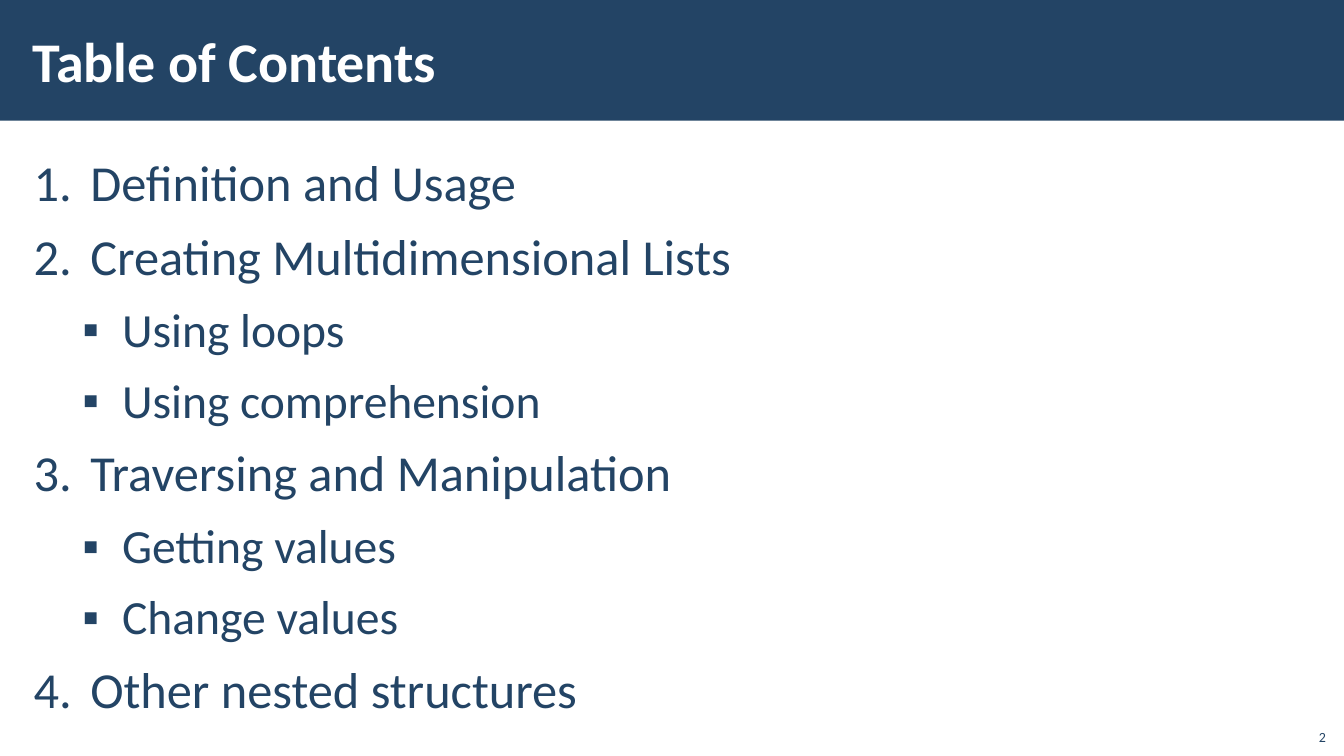
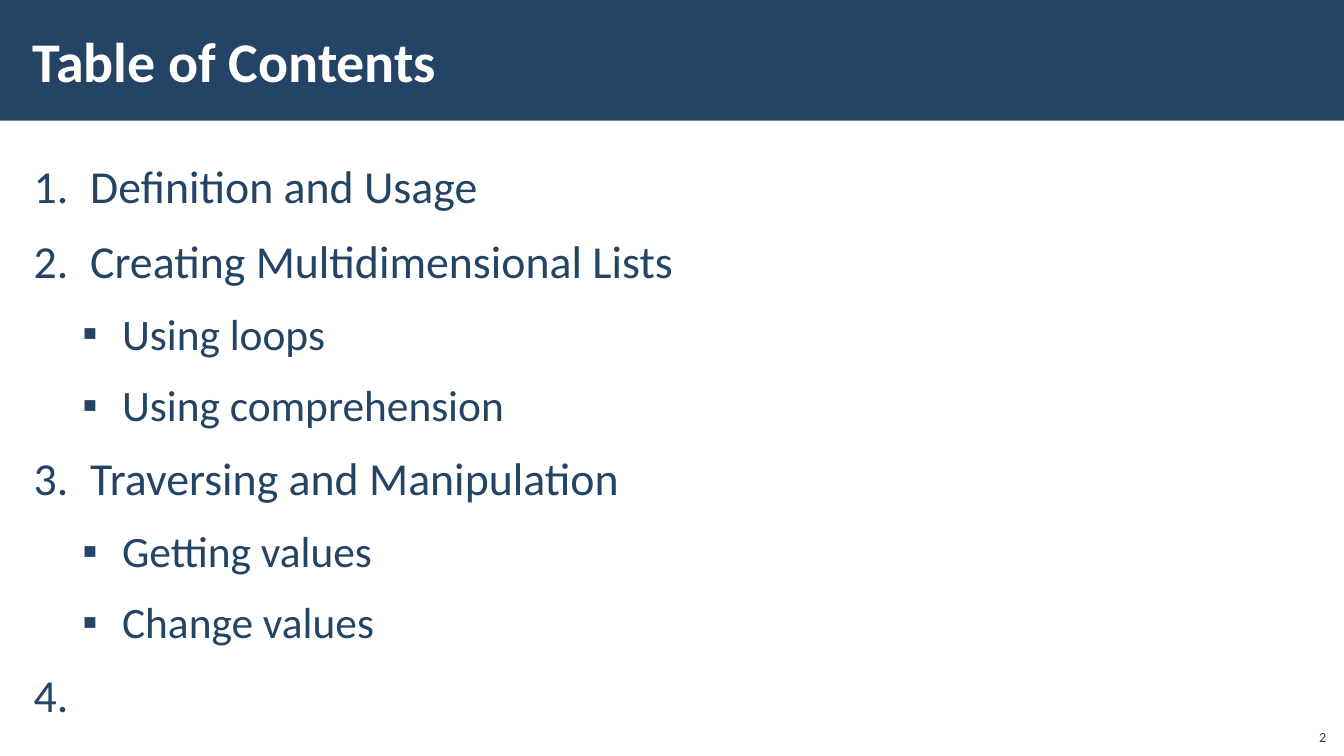
Before and after one commit to HristoRaykov/python_advanced_01.2020, a slide deck: slide 2 of 03.MultidimentinalLists/03-Multidimensional-Lists.pptx. Drawn at 1344x756 pixels with LibreOffice and Linux fonts; fonts in the diff are those of the drawing; background and template pictures are left out. Boxes give left, top, right and bottom in pixels: in the first picture for what was removed or moved away, otherwise in the second. Text is boxed around its words. In the diff, an @@ line names an element or a change of style, - is before the commit and + after.

Commit message:
some slide files format corrected

```diff
--- a/03.MultidimentinalLists/03-Multidimensional-Lists.pptx
+++ b/03.MultidimentinalLists/03-Multidimensional-Lists.pptx
@@ text "Definition and Usage" at box(90, 171, 672, 646): size 36 to 32.8 pt in "Definition and Usage", "Creating Multidimensional Lists", "Traversing and Manipulation"; size 34 to 30.9 pt in "Using loops", "Using comprehension", "Getting values", "Change values"; line spacing 0.95 to 1.05 @@
@@ text at box(90, 673, 577, 709): paragraph removed @@
-4. Other nested structures
```
Also in this commit, not shown: 24 other slides changed.
